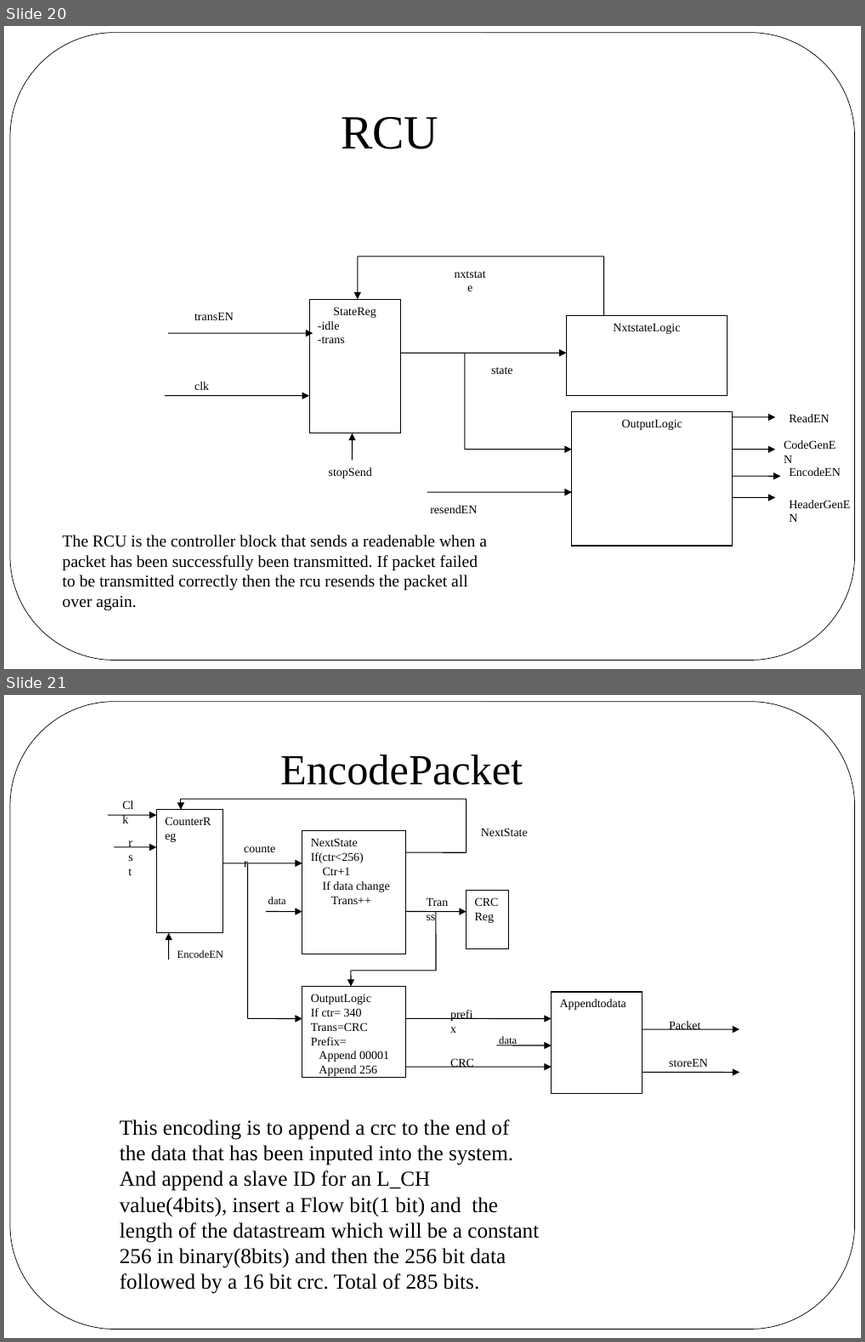
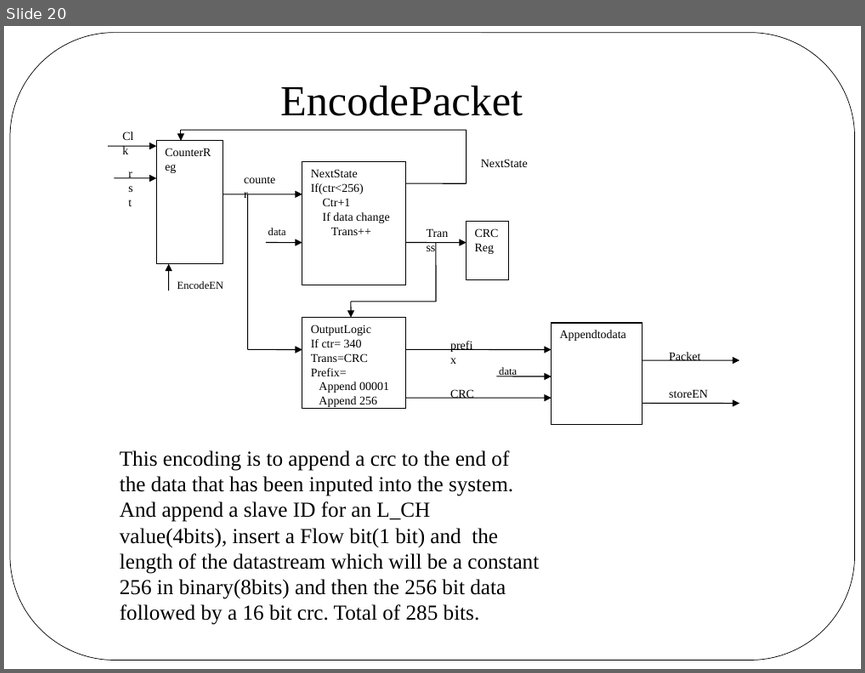
Before and after one commit to YonatanFeleke/ece437-key-logger, a slide deck: bTooth/Wireless Keylogger.odp. Shown one above the other, each under a label of ours: slides 20 and 21 before the commit, slide 20 after it. The pictures are 865x1342 and 865x673 pixels, drawn with LibreOffice and Linux fonts; fonts in the diff are those of the drawing. Boxes give left, top, right and bottom in pixels: in the first picture for what was removed or moved away, otherwise in the second. Text is boxed around its words. In the diff, an @@ line names an element or a change of style, - is before the commit and + after.

```diff
--- a/bTooth/Wireless Keylogger.odp
+++ b/bTooth/Wireless Keylogger.odp
@@ slide 20 removed at (4, 26, 861, 669), background #FFFFFF; not listed: 1 template element that a slide beside it also shows @@
@@ text removed at (341, 117, 438, 149) @@
-RCU
@@ arrow removed from (357, 256) to (357, 300) @@
@@ line removed from (357, 256) to (604, 256) @@
@@ text removed at (443, 261, 497, 283) @@
-nxtstate
@@ line removed from (604, 256) to (604, 315) @@
@@ rectangle removed at (309, 300, 400, 433) @@
-StateReg
--idle
--trans
@@ text removed at (194, 312, 234, 320) @@
-transEN
@@ rectangle removed at (566, 316, 726, 396) @@
-NxtstateLogic
@@ arrow removed from (169, 333) to (313, 333) @@
@@ arrow removed from (400, 352) to (566, 352) @@
@@ line removed from (464, 352) to (464, 449) @@
@@ text removed at (194, 381, 209, 390) @@
-clk
@@ text removed at (491, 367, 513, 374) @@
-state
@@ arrow removed from (164, 395) to (309, 395) @@
@@ arrow removed from (352, 460) to (352, 433) @@
@@ rectangle removed at (572, 412, 732, 545) @@
-OutputLogic
@@ arrow removed from (732, 417) to (775, 417) @@
@@ text removed at (775, 433, 845, 454) @@
-CodeGenEN
@@ text removed at (789, 414, 828, 422) @@
-ReadEN
@@ arrow removed from (464, 449) to (571, 449) @@
@@ arrow removed from (732, 449) to (775, 449) @@
@@ text removed at (329, 467, 372, 478) @@
-stopSend
@@ arrow removed from (732, 476) to (780, 476) @@
@@ text removed at (789, 467, 840, 476) @@
-EncodeEN
@@ arrow removed from (427, 492) to (571, 492) @@
@@ text removed at (430, 505, 477, 513) @@
-resendEN
@@ arrow removed from (732, 497) to (775, 497) @@
@@ text removed at (780, 492, 861, 514) @@
-HeaderGenEN
@@ text removed at (63, 534, 487, 611) @@
-The RCU is the controller block that sends a readenable when a packet has been successfully been transmitted. If packet failed to be transmitted correctly then the rcu resends the packet all over again.
@@ what was slide 21 is now slide 20 @@
```
Also in this commit, not shown: 1 slide changed, 9 other files.
